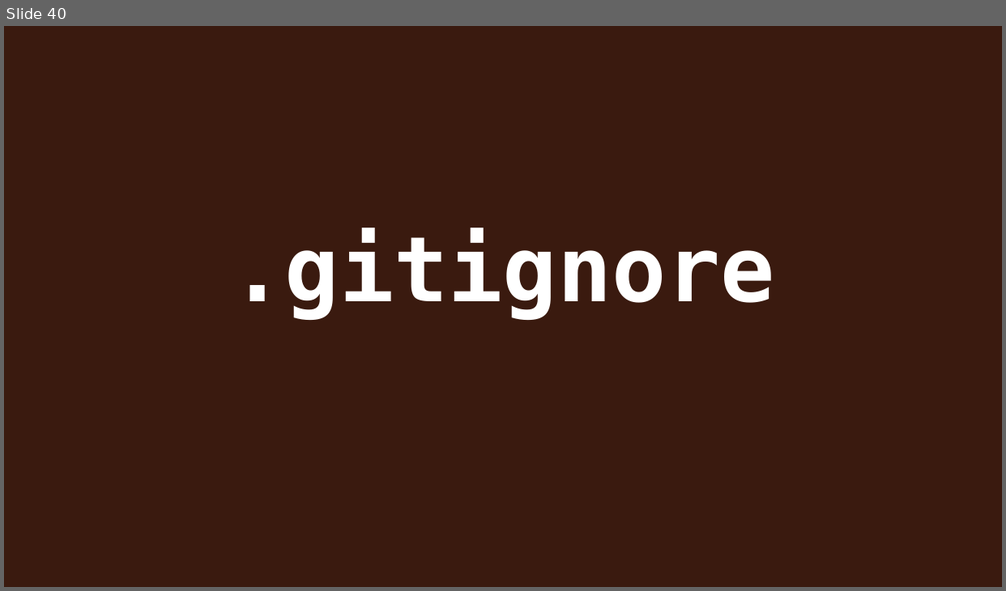
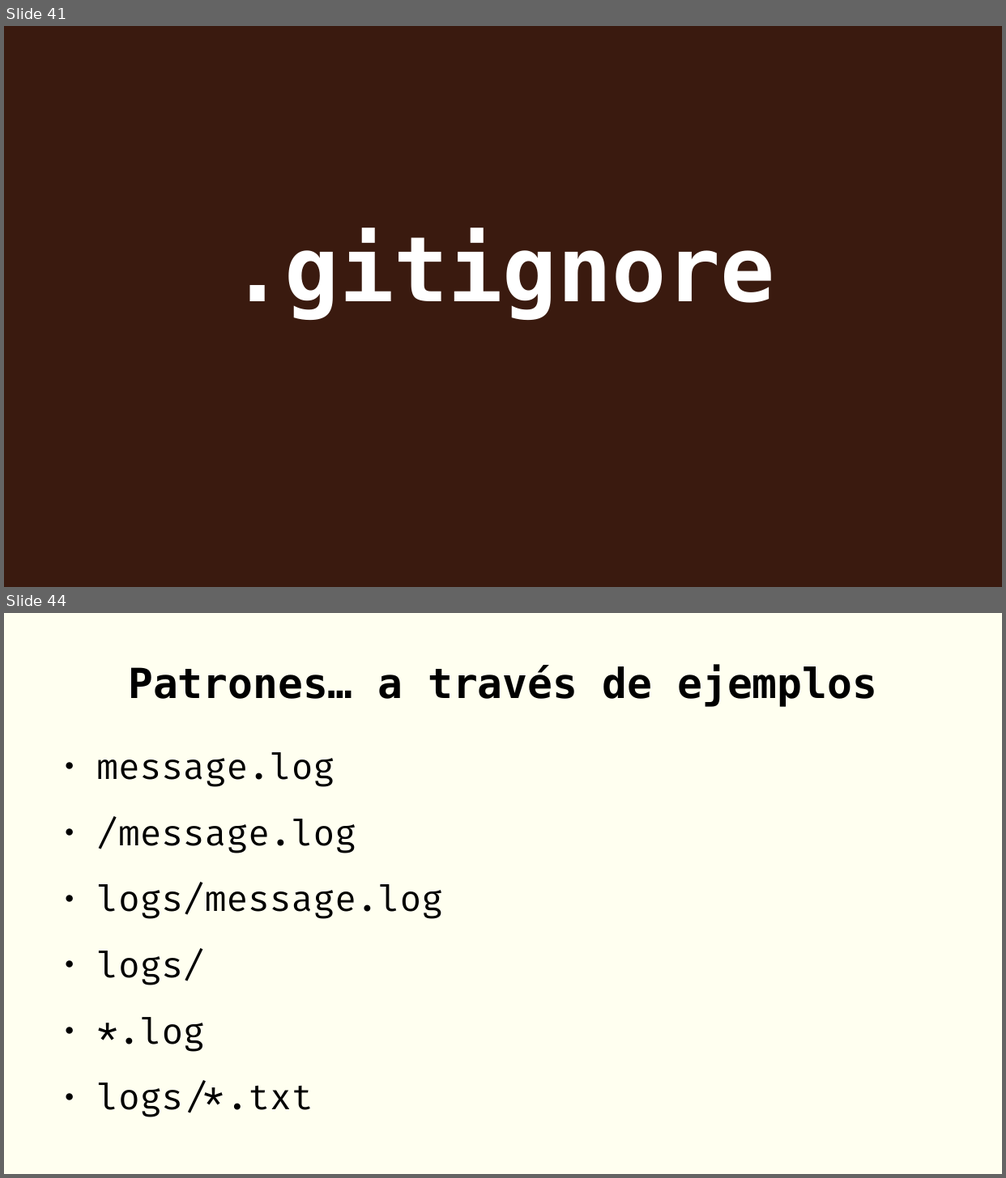
Before and after one commit to rgmf/eed2425, a slide deck: ut/02_control_de_versiones/presentacion/02_git_local.odp. Shown one above the other, each under a label of ours: slide 40 before the commit, slides 41 and 44 after it; the slides between them are not shown. The pictures are 1006x591 and 1006x1178 pixels, drawn with LibreOffice and Linux fonts; fonts in the diff are those of the drawing. Boxes give left, top, right and bottom in pixels: in the first picture for what was removed or moved away, otherwise in the second. Text is boxed around its words. In the diff, an @@ line names an element or a change of style, - is before the commit and + after.

```diff
--- a/ut/02_control_de_versiones/presentacion/02_git_local.odp
+++ b/ut/02_control_de_versiones/presentacion/02_git_local.odp
@@ slide 44 added at (4, 613, 1002, 1174), background #FFFFF0 @@
@@ title added at (128, 665, 877, 707), 33 pt, text #000000, bold @@
+Patrones… a través de ejemplos
@@ text added at (96, 752, 443, 1118), 28 pt, text #000000 @@
+● message.log
+● /message.log
+● logs/message.log
+● logs/
+● *.log
+● logs/*.txt
@@ what was slide 40 is now slide 41 @@
```
Also in this commit, not shown: 1 slide changed, 24 other slides added.
